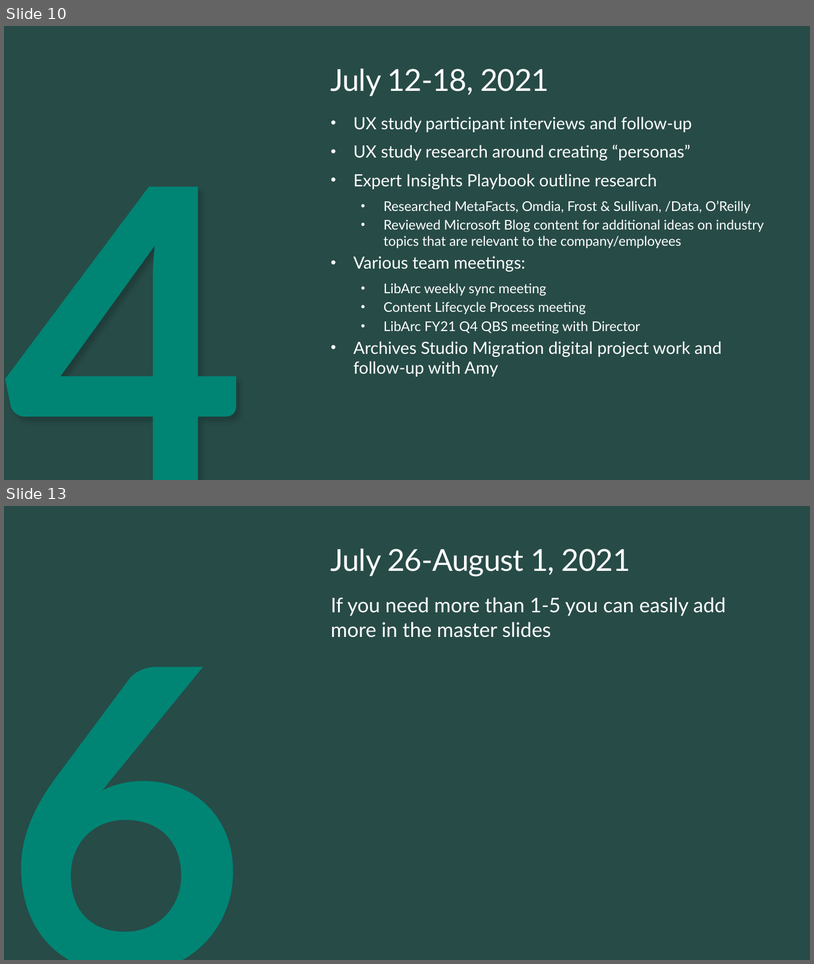
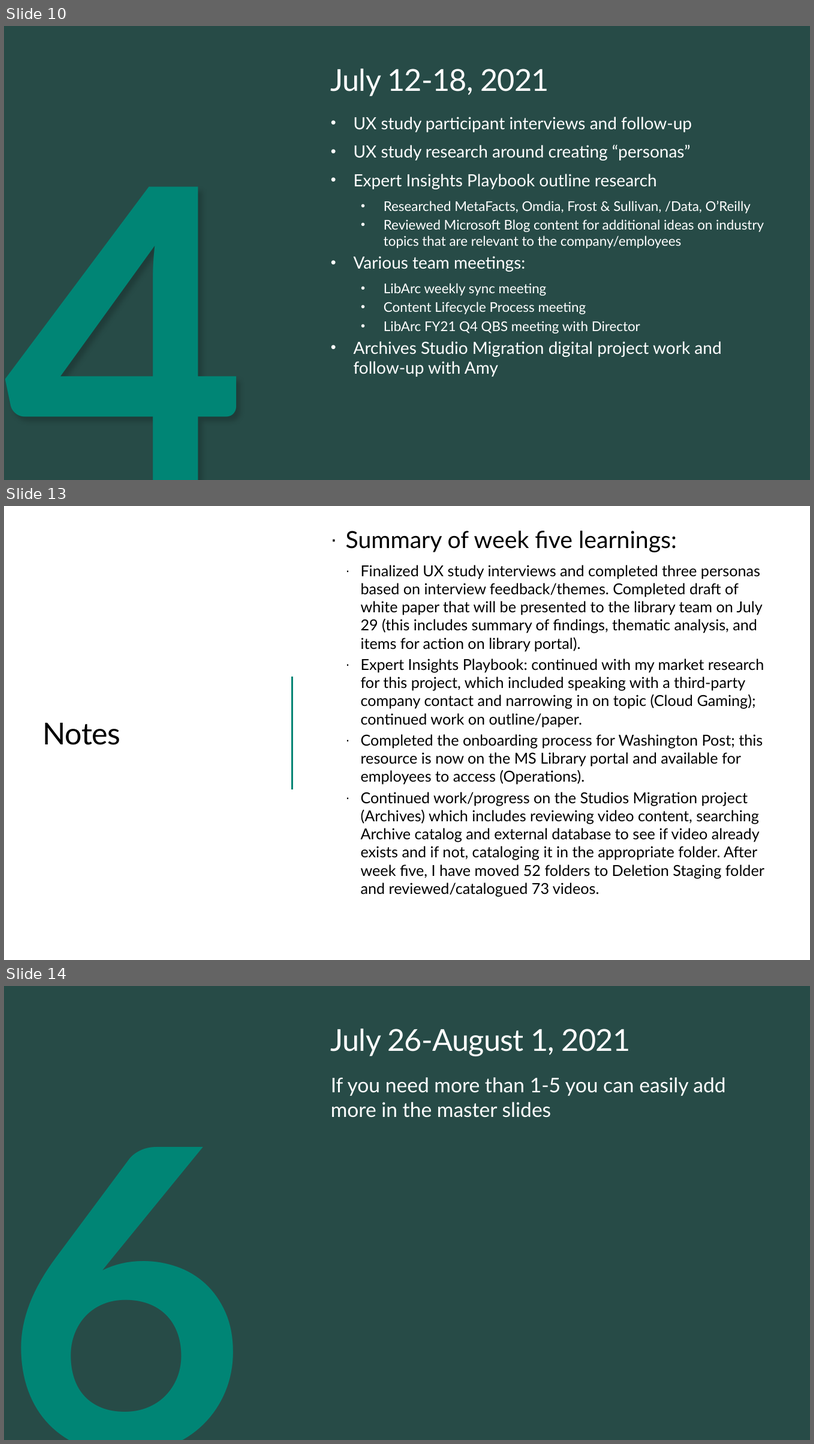
Before and after one commit to ewhinihan/dfw_mslibrary, a slide deck: DFW_MSLibraryArchives_WeeklyLearnings.pptx. Shown one above the other, each under a label of ours: slides 10 and 13 before the commit, slides 10, 13 and 14 after it; the slides between them are not shown. The pictures are 814x964 and 814x1444 pixels, drawn with LibreOffice and Linux fonts; fonts in the diff are those of the drawing; background and template pictures are left out. Boxes give left, top, right and bottom in pixels: in the first picture for what was removed or moved away, otherwise in the second. Text is boxed around its words. In the diff, an @@ line names an element or a change of style, - is before the commit and + after.

```diff
--- a/DFW_MSLibraryArchives_WeeklyLearnings.pptx
+++ b/DFW_MSLibraryArchives_WeeklyLearnings.pptx
@@ slide 13 added at (4, 506, 810, 960), background #FFFFFF @@
@@ text added at (346, 531, 765, 897), 18 pt, text #000000 @@
+· Summary of week five learnings:
+  · Finalized UX study interviews and completed three personas based on interview feedback/themes. Completed draft of white paper that will be presented to the library team on July 29 (this includes summary of findings, thematic analysis, and items for action on library portal).
+  · Expert Insights Playbook: continued with my market research for this project, which included speaking with a third-party company contact and narrowing in on topic (Cloud Gaming); continued work on outline/paper.
+  · Completed the onboarding process for Washington Post; this resource is now on the MS Library portal and available for employees to access (Operations).
+  · Continued work/progress on the Studios Migration project (Archives) which includes reviewing video content, searching Archive catalog and external database to see if video already exists and if not, cataloging it in the appropriate folder. After week five, I have moved 52 folders to Deletion Staging folder and reviewed/catalogued 73 videos.
@@ line added from (292, 676) to (292, 789), #008575 2.25 pt @@
@@ title added at (43, 723, 120, 745), 36 pt, text #000000 @@
+Notes
@@ what was slide 13 is now slide 14 @@
```
Also in this commit, not shown: 3 slides changed, 1 other slide added.
